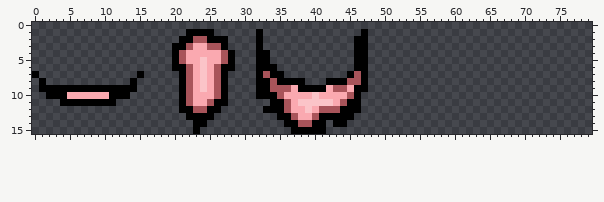
A sprite sheet gets an edit: 3DModels/Monster/mouths.png. Above: the version before the commit.
The file is 80x16 pixels.
After:
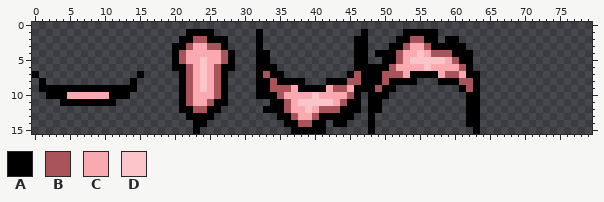
Palette (. is transparent): A #000000  B #a8545a  C #faa9b0  D #fbc4c8
Change:
The author put colour A in row 1 at x 53 to 57; in row 2 at x 52 to 53, 56 to 57 and 59 to 60; in row 3 at x 51 to 52 and 57 to 61; in row 4 at x 49 to 51 and 60 to 62; in row 5 at x 50 to 51 and 61 to 62; in row 6 at x 48 to 50 and 62.
The author put colour A in row 7 at x 48 to 49, 54 to 57 and 62 to 63; in row 8 at x 48 to 49, 51 to 54, 58 to 60 and 63; in row 9 at x 48, 50 to 51, 61 and 63; in row 10 at x 48 to 50 and 62 to 63; in rows 11 to 12 at x 48 to 49 and 62 to 63; in rows 13 to 14 at x 48 and 62 to 63.
The author put colour A in row 15 at x 48 and 63.
The author put colour B in row 2 at x 54 to 55; in row 3 at x 53 and 56; in row 4 at x 52 and 57 to 59; in row 5 at x 52 and 60; in row 6 at x 51 and 61; in row 7 at x 50 to 52 and 59 to 60.
The author put colour B in row 8 at x 50 and 61 to 62; in row 9 at x 49 and 62.
The author put colour C in row 3 at x 54 to 55; in row 4 at x 53 to 54 and 56; in row 5 at x 53 and 59; in row 6 at x 52 to 55 and 57 to 60; in row 7 at x 53, 58 and 61.
The author put colour D in row 4 at x 55; in row 5 at x 54 to 58; in row 6 at x 56.
Changed places in both pictures, as pixel boxes (x1, y1, x2, y2):
added: (368, 29, 480, 134)
